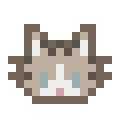
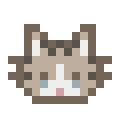
Layer changes from the first 128 x 128 image to the second:
painted on "Layer" over 40, 72, 80, 80
